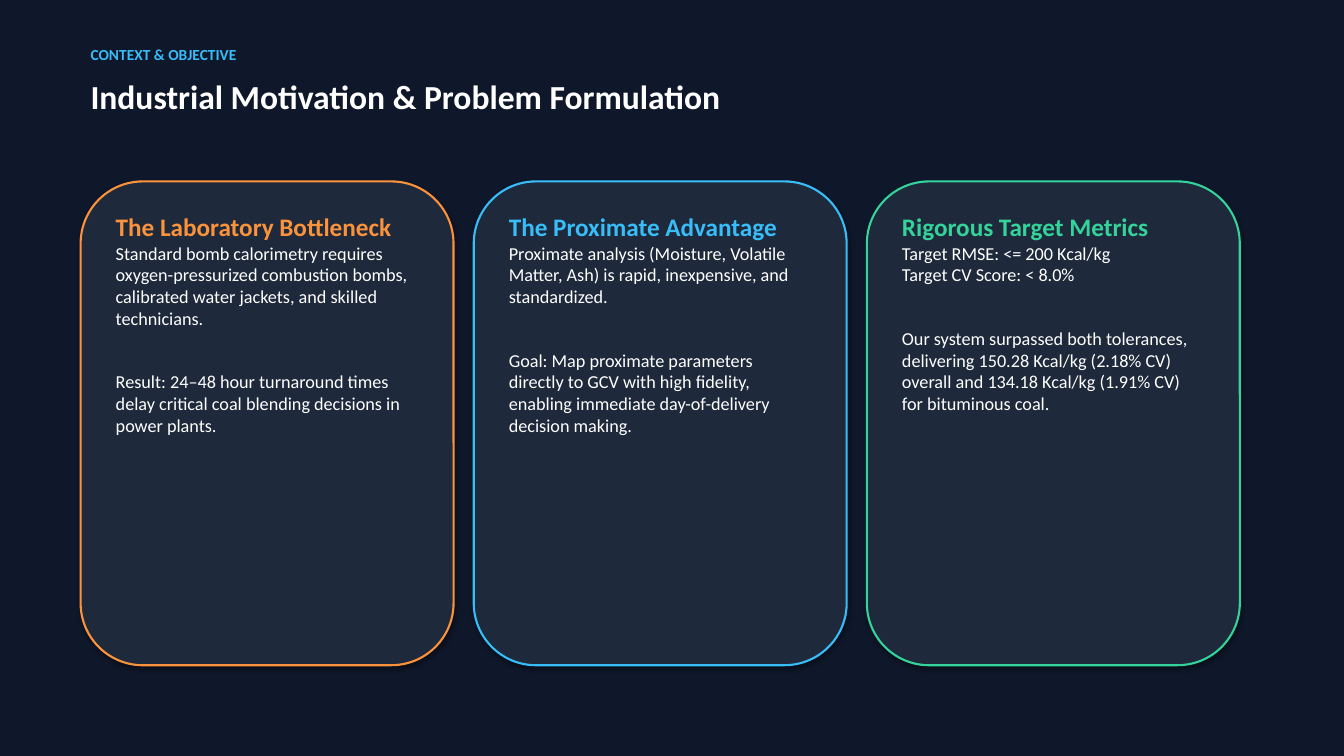
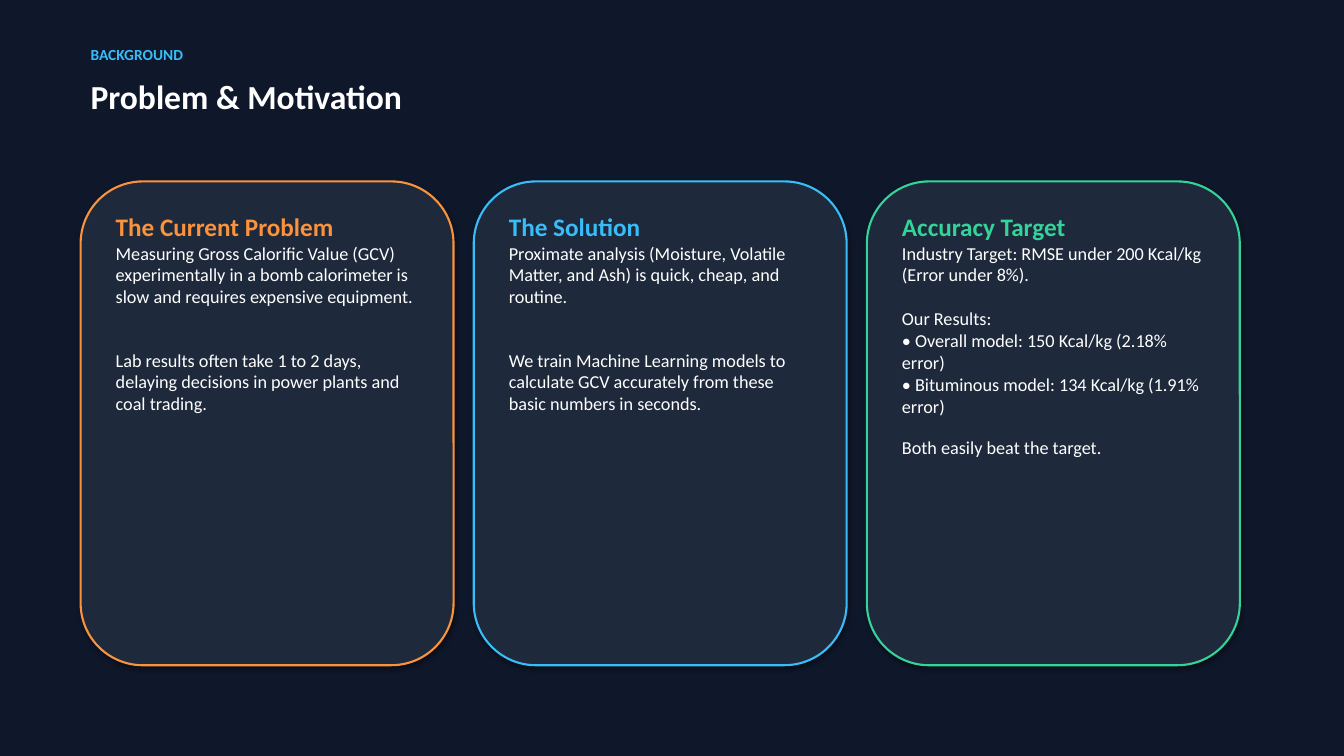
Before and after one commit to anurag-mitti/gcv_predictor, a slide deck: slide 2 of Coal_GCV_Prediction_Presentation.pptx. Drawn at 1344x756 pixels with LibreOffice and Linux fonts; fonts in the diff are those of the drawing. Boxes give left, top, right and bottom in pixels: in the first picture for what was removed or moved away, otherwise in the second. Text is boxed around its words. In the diff, an @@ line names an element or a change of style, - is before the commit and + after.

```diff
--- a/Coal_GCV_Prediction_Presentation.pptx
+++ b/Coal_GCV_Prediction_Presentation.pptx
@@ text at <box>91,50,183,60</box>: text changed @@
-CONTEXT & OBJECTIVE
+BACKGROUND
@@ text at <box>91,85,402,110</box>: text changed @@
-Industrial Motivation & Problem Formulation
+Problem & Motivation
@@ text at <box>116,218,412,413</box>: text changed @@
-The Laboratory Bottleneck
-Standard bomb calorimetry requires oxygen-pressurized combustion bombs, calibrated water jackets, and skilled technicians.
-Result: 24–48 hour turnaround times delay critical coal blending decisions in power plants.
+The Current Problem
+Measuring Gross Calorific Value (GCV) experimentally in a bomb calorimeter is slow and requires expensive equipment.
+Lab results often take 1 to 2 days, delaying decisions in power plants and coal trading.
@@ text at <box>509,218,785,410</box>: text changed @@
-The Proximate Advantage
-Proximate analysis (Moisture, Volatile Matter, Ash) is rapid, inexpensive, and standardized.
-Goal: Map proximate parameters directly to GCV with high fidelity, enabling immediate day-of-delivery decision making.
+The Solution
+Proximate analysis (Moisture, Volatile Matter, and Ash) is quick, cheap, and routine.
+We train Machine Learning models to calculate GCV accurately from these basic numbers in seconds.
@@ text at <box>902,219,1199,457</box>: text changed @@
-Rigorous Target Metrics
-Target RMSE: <= 200 Kcal/kg
-Target CV Score: < 8.0%
-Our system surpassed both tolerances, delivering 150.28 Kcal/kg (2.18% CV) overall and 134.18 Kcal/kg (1.91% CV) for bituminous coal.
+Accuracy Target
+Industry Target: RMSE under 200 Kcal/kg (Error under 8%).
+Our Results:
+• Overall model: 150 Kcal/kg (2.18% error)
+• Bituminous model: 134 Kcal/kg (1.91% error)
+Both easily beat the target.
```
Also in this commit, not shown: 9 other slides changed, 1 slide added, 1 slide removed, 3 other files.
